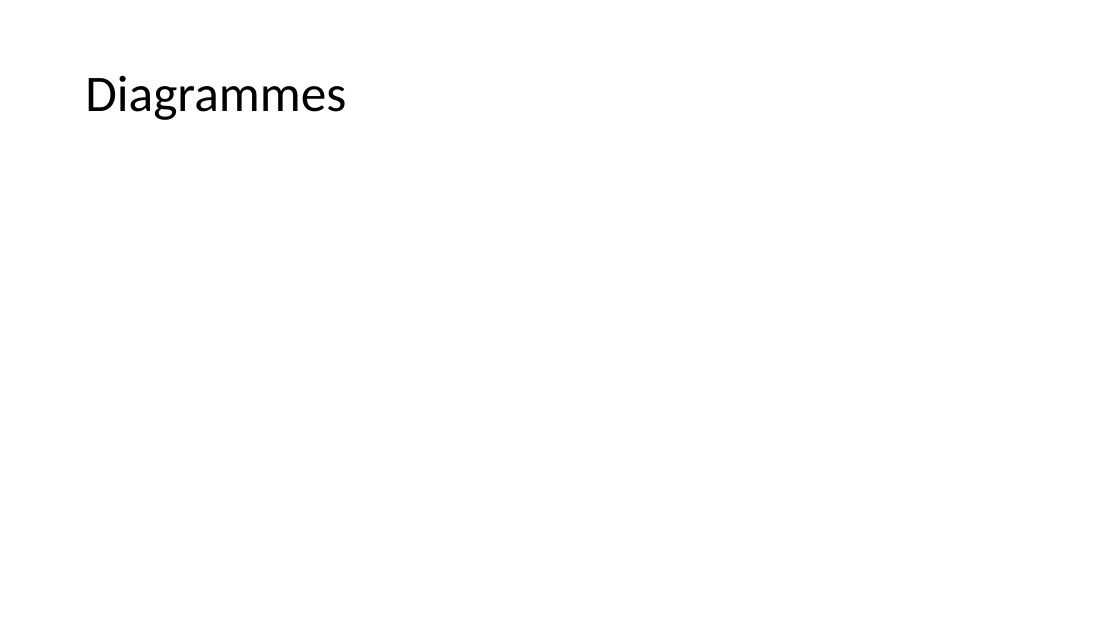
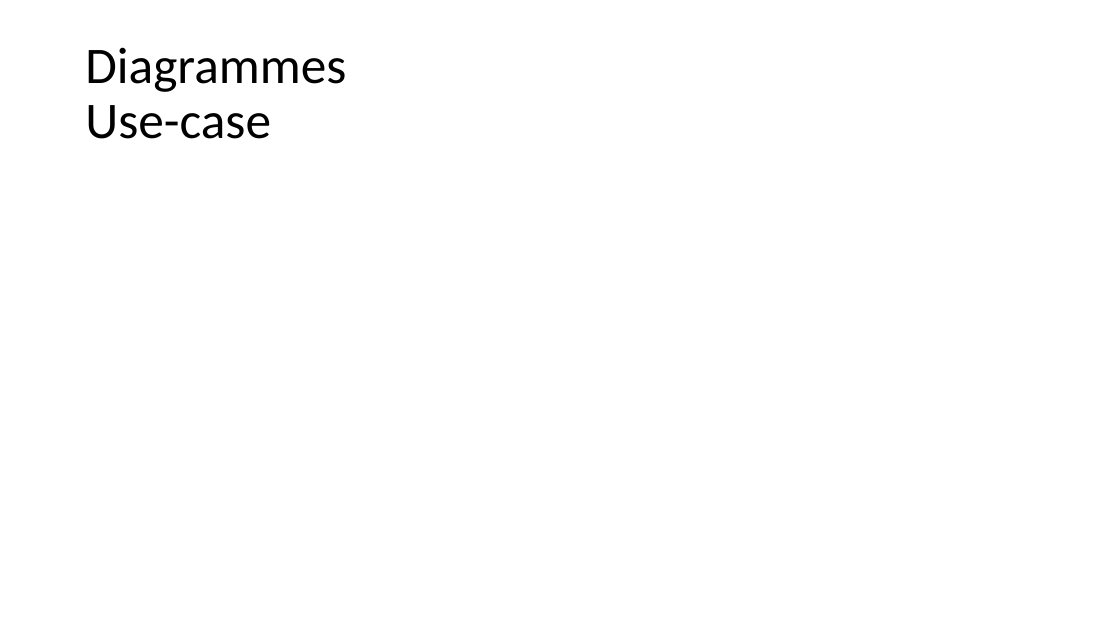
Before and after one commit to AlexandrePerdereau/ACL2018_E-quipe, a slide deck: slide 4 of Presentation.pptx. Drawn at 1120x630 pixels with LibreOffice and Linux fonts; fonts in the diff are those of the drawing. Boxes give left, top, right and bottom in pixels: in the first picture for what was removed or moved away, otherwise in the second. Text is boxed around its words. In the diff, an @@ line names an element or a change of style, - is before the commit and + after.

```diff
--- a/Presentation.pptx
+++ b/Presentation.pptx
@@ title at (x1=85, y1=47, x2=346, y2=139): text changed @@
-Diagrammes
+Diagrammes
+Use-case
```
Also in this commit, not shown: 3 slides added.
